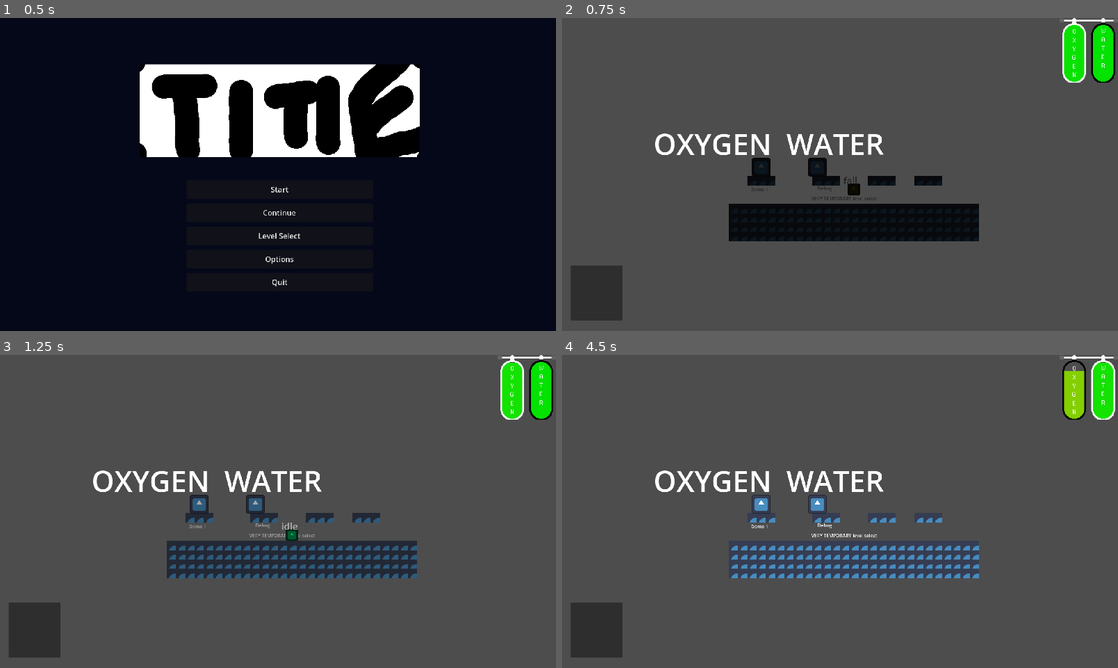
Above: before the commit, frames 1-4 (two rows, left to right).
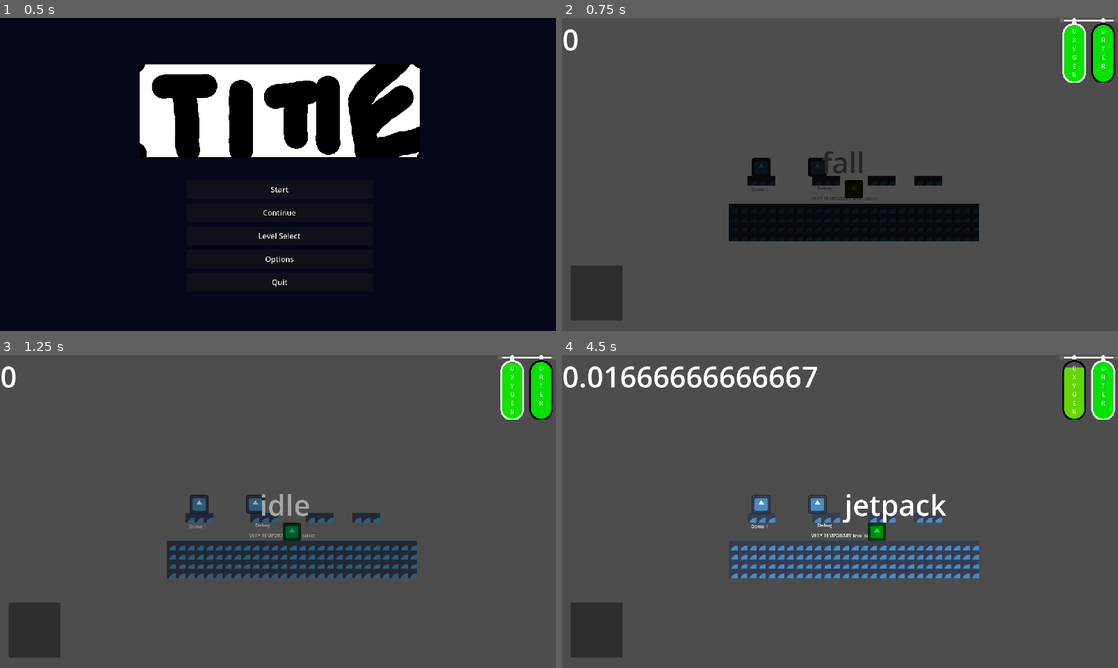
Above: after the commit, the same moments.

Repository: WholeYear12GameDesign/GrandmaGame
Game: Godot game, scene res://Scenes/Menu.tscn
The game is run twice, just before and just after one commit, with the same random seed, the same clock (stepped at 60 frames per second) and the same inputs. The engine's default icon, where the game draws it, is replaced by a stand-in: a white triangle on a blue panel in a dark square.
Inputs:
- Up to frame 1 (0.5 s): no input
- Up to frame 2 (0.75 s): click "Start" at 0.5 s
- Up to frame 3 (1.25 s): no input
- Up to frame 4 (4.5 s): hold Space (jetpack) 1.28-2.03 s; hold D (right) 1.28-2.78 s; tap Tab (changetank) at 1.35, 2.3, 2.85, 3.8, 4.35 s; tap W (jump) at 1.52, 2.27, 3.77 s; tap Space (jetpack) at 2.1, 3.6 s; hold A (left) 2.78-3.53 s; hold Space (jetpack) 2.78-3.53 s; hold D (right) from 3.53 s (still down); hold Space (jetpack) from 4.28 s (still down)

Frame 1 is identical in both runs. In frame 2, 1.5% of the frame differs, in the area x 0-98%, y 3-58%; in frame 3, 1.6%; in frame 4, 3.7%, in the area x 0-98%, y 2-60%.

Commit message:
added terrible flamethrower

Diff:
--- a/GrandmaBasement/Levels/Dome1/dome_1.tscn
+++ b/GrandmaBasement/Levels/Dome1/dome_1.tscn
@@ -64,7 +64,6 @@
 
 [node name="Player" parent="." instance=ExtResource("2_ojb66")]
 position = Vector2(-489, -44)
-scale = Vector2(0.5, 0.5)
 
 [node name="Camera2D" type="Camera2D" parent="."]
 position_smoothing_enabled = true
--- a/GrandmaBasement/Player/changetanks.gd
+++ b/GrandmaBasement/Player/changetanks.gd
@@ -9,6 +9,9 @@
 func _on_water_pressed():
 	player_data.tanks[0] = "WATER"
 
+func _on_fire_pressed():
+	player_data.tanks[0] = "FLAME"
+
 func _on_none_2_pressed():
 	player_data.tanks[1] = "NONE"
 
@@ -18,6 +21,8 @@
 func _on_water_2_pressed():
 	player_data.tanks[1] = "WATER"
 
+func _on_fire_2_pressed():
+	player_data.tanks[1] = "FLAME"
 
 func _on_button_pressed():
 	get_tree().change_scene_to_file("res://Scenes/main.tscn")
--- a/GrandmaBasement/Player/changetanks.tscn
+++ b/GrandmaBasement/Player/changetanks.tscn
@@ -27,7 +27,7 @@
 
 [node name="VBoxContainer" type="VBoxContainer" parent="HBoxContainer"]
 layout_mode = 2
-theme_override_constants/separation = 200
+theme_override_constants/separation = 150
 
 [node name="none" type="Button" parent="HBoxContainer/VBoxContainer"]
 layout_mode = 2
@@ -44,6 +44,11 @@
 theme_override_font_sizes/font_size = 100
 text = "WATER"
 
+[node name="fire" type="Button" parent="HBoxContainer/VBoxContainer"]
+layout_mode = 2
+theme_override_font_sizes/font_size = 100
+text = "FIRE"
+
 [node name="Button" type="Button" parent="HBoxContainer"]
 layout_mode = 2
 theme_override_font_sizes/font_size = 100
@@ -51,7 +56,7 @@
 
 [node name="VBoxContainer2" type="VBoxContainer" parent="HBoxContainer"]
 layout_mode = 2
-theme_override_constants/separation = 200
+theme_override_constants/separation = 150
 
 [node name="none2" type="Button" parent="HBoxContainer/VBoxContainer2"]
 layout_mode = 2
@@ -68,10 +73,17 @@
 theme_override_font_sizes/font_size = 100
 text = "WATER"
 
+[node name="fire2" type="Button" parent="HBoxContainer/VBoxContainer2"]
+layout_mode = 2
+theme_override_font_sizes/font_size = 100
+text = "FIRE"
+
 [connection signal="pressed" from="HBoxContainer/VBoxContainer/none" to="." method="_on_none_pressed"]
 [connection signal="pressed" from="HBoxContainer/VBoxContainer/oxygen" to="." method="_on_oxygen_pressed"]
 [connection signal="pressed" from="HBoxContainer/VBoxContainer/water" to="." method="_on_water_pressed"]
+[connection signal="pressed" from="HBoxContainer/VBoxContainer/fire" to="." method="_on_fire_pressed"]
 [connection signal="pressed" from="HBoxContainer/Button" to="." method="_on_button_pressed"]
 [connection signal="pressed" from="HBoxContainer/VBoxContainer2/none2" to="." method="_on_none_2_pressed"]
 [connection signal="pressed" from="HBoxContainer/VBoxContainer2/oxygen2" to="." method="_on_oxygen_2_pressed"]
 [connection signal="pressed" from="HBoxContainer/VBoxContainer2/water2" to="." method="_on_water_2_pressed"]
+[connection signal="pressed" from="HBoxContainer/VBoxContainer2/fire2" to="." method="_on_fire_2_pressed"]
--- a/GrandmaBasement/Player/o2 bar/o2 bar.gd
+++ b/GrandmaBasement/Player/o2 bar/o2 bar.gd
@@ -14,7 +14,6 @@
 	elif player_data.tanks[1] != "NONE":
 		show()
 		array = 1
-	$"../Label".text = str(player_data.tanks[0],"  ",player_data.tanks[1])
 
 func _process(_delta: float) -> void:
 	var o2 : float = player_data.oxygen[0]
--- a/GrandmaBasement/Player/player.gd
+++ b/GrandmaBasement/Player/player.gd
@@ -9,6 +9,7 @@
 var prev_state = null
 
 #input vars
+var last_direction = Vector2.RIGHT
 var movement_input = Vector2.ZERO
 var jump_input = false
 var jump_input_actuation = false
@@ -22,9 +23,10 @@
 var jump_velocity = -10
 var max_speed = 30
 var air = false
-var okh : float = 0.0
+var okh : float = 0.0 #who ever added this please tell me what it is for
 
 func _ready():
+	player_data.current_tank = 0
 	player_data.oxygen[0] = 100
 	player_data.oxygen[1] = 100
 	prev_state = states.idle
@@ -37,6 +39,8 @@
 	#debug please delete in future
 	$Sprite.modulate.h += 0.01
 	$currentstate.text = str(current_state.name)
+	$CanvasLayer/Label.text = str(get_node("states/jetpack/jetpacktimer").time_left)
+	print(velocity)
 	if Input.is_action_just_pressed("free_oxygen"):
 		player_data.oxygen[0] = 100
 	if Input.is_action_just_pressed("pause"):
@@ -47,15 +51,9 @@
 	position += velocity
 
 	#input
-	movement_input = Vector2.ZERO
-	if Input.is_action_pressed("right"):
-		movement_input.x += 1
-	if Input.is_action_pressed("left"):
-		movement_input.x -= 1
-	if Input.is_action_pressed("up"):
-		movement_input.y -= 1
-	if Input.is_action_pressed("down"):
-		movement_input.y += 1
+	movement_input = Input.get_vector("left","right","up","down")
+	if movement_input != Vector2.ZERO:
+		last_direction = movement_input
 	if Input.is_action_pressed("jump"):
 		jump_input = true
 	else:
@@ -89,12 +87,12 @@
 	if player_data.oxygen[0] <= 0:
 		if player_data.tanks[1] == "OXYGEN":
 			player_data.current_tank = 1
-		else:
+		elif !air:
 			retry()
 	elif player_data.oxygen[1] <= 0:
 		if player_data.tanks[0] == "OXYGEN":
 			player_data.current_tank = 0
-		else:
+		elif !air:
 			retry()
 	if player_data.oxygen[0] <= 0 and player_data.oxygen[1] <= 0:
 		retry()
--- a/GrandmaBasement/Player/player.tscn
+++ b/GrandmaBasement/Player/player.tscn
@@ -21,13 +21,14 @@
 [ext_resource type="Texture2D" uid="uid://de5673tsxw7w5" path="res://Art assets/Oxygen Tank Outline-2.png" id="18_ntn6o"]
 
 [sub_resource type="RectangleShape2D" id="RectangleShape2D_c6afm"]
-size = Vector2(128, 128)
+size = Vector2(64, 64)
 
 [node name="Player" type="CharacterBody2D" groups=["player"]]
 script = ExtResource("1_u67x1")
 
 [node name="Sprite" type="Sprite2D" parent="."]
 modulate = Color(1, 0, 0, 1)
+scale = Vector2(0.5, 0.5)
 texture = ExtResource("2_yvcg4")
 
 [node name="CollisionShape2D" type="CollisionShape2D" parent="."]
@@ -70,10 +71,10 @@
 position = Vector2(88, 96)
 
 [node name="Label" type="Label" parent="CanvasLayer"]
-offset_left = 316.0
-offset_top = 365.0
-offset_right = 493.0
-offset_bottom = 505.0
+offset_left = 1.0
+offset_top = 5.0
+offset_right = 659.0
+offset_bottom = 145.0
 theme_override_font_sizes/font_size = 100
 text = "agh"
 
@@ -123,7 +124,7 @@
 layout_mode = 0
 offset_left = 22.0
 offset_top = 17.0
-offset_right = 30.0
+offset_right = 31.0
 offset_bottom = 104.0
 theme_override_fonts/bold_font = ExtResource("10_aybem")
 theme_override_font_sizes/bold_font_size = 10
@@ -150,12 +151,11 @@
 
 [node name="RichTextLabel" type="RichTextLabel" parent="CanvasLayer/oxygenbar3"]
 layout_mode = 0
-offset_left = 70.5
-offset_top = 15.5
+offset_left = 71.5
+offset_top = 16.5
 offset_right = 80.5
-offset_bottom = 102.5
+offset_bottom = 103.5
 theme_override_fonts/bold_font = ExtResource("10_aybem")
-theme_override_font_sizes/normal_font_size = 32
 theme_override_font_sizes/bold_font_size = 10
 bbcode_enabled = true
 text = "[center][b]OXYGEN[/b][/center]"
--- /dev/null
+++ b/GrandmaBasement/Player/states/flamethrower.tscn
@@ -0,0 +1,451 @@
+[gd_scene load_steps=65 format=3 uid="uid://beke78ql87ol5"]
+
+[ext_resource type="Texture2D" uid="uid://63u6x57hdpbx" path="res://Art assets/Oxygen.png" id="1_s81u3"]
+[ext_resource type="Texture2D" uid="uid://rwb8yr54rvbi" path="res://Art assets/fire4digi_75x94.png" id="2_tiudd"]
+
+[sub_resource type="CircleShape2D" id="CircleShape2D_uf8rd"]
+radius = 30.0666
+
+[sub_resource type="AtlasTexture" id="AtlasTexture_xn33t"]
+atlas = ExtResource("2_tiudd")
+region = Rect2(0, 0, 75, 94)
+
+[sub_resource type="AtlasTexture" id="AtlasTexture_4ku5x"]
+atlas = ExtResource("2_tiudd")
+region = Rect2(75, 0, 75, 94)
+
+[sub_resource type="AtlasTexture" id="AtlasTexture_n7pe4"]
+atlas = ExtResource("2_tiudd")
+region = Rect2(150, 0, 75, 94)
+
+[sub_resource type="AtlasTexture" id="AtlasTexture_42k4r"]
+atlas = ExtResource("2_tiudd")
+region = Rect2(225, 0, 75, 94)
+
+[sub_resource type="AtlasTexture" id="AtlasTexture_ni0h7"]
+atlas = ExtResource("2_tiudd")
+region = Rect2(300, 0, 75, 94)
+
+[sub_resource type="AtlasTexture" id="AtlasTexture_qavlg"]
+atlas = ExtResource("2_tiudd")
+region = Rect2(375, 0, 75, 94)
+
+[sub_resource type="AtlasTexture" id="AtlasTexture_5k8g6"]
+atlas = ExtResource("2_tiudd")
+region = Rect2(450, 0, 75, 94)
+
+[sub_resource type="AtlasTexture" id="AtlasTexture_4j4k0"]
+atlas = ExtResource("2_tiudd")
+region = Rect2(525, 0, 75, 94)
+
+[sub_resource type="AtlasTexture" id="AtlasTexture_23niq"]
+atlas = ExtResource("2_tiudd")
+region = Rect2(600, 0, 75, 94)
+
+[sub_resource type="AtlasTexture" id="AtlasTexture_ry2l6"]
+atlas = ExtResource("2_tiudd")
+region = Rect2(0, 94, 75, 94)
+
+[sub_resource type="AtlasTexture" id="AtlasTexture_eg1ql"]
+atlas = ExtResource("2_tiudd")
+region = Rect2(75, 94, 75, 94)
+
+[sub_resource type="AtlasTexture" id="AtlasTexture_d17et"]
+atlas = ExtResource("2_tiudd")
+region = Rect2(150, 94, 75, 94)
+
+[sub_resource type="AtlasTexture" id="AtlasTexture_mropc"]
+atlas = ExtResource("2_tiudd")
+region = Rect2(225, 94, 75, 94)
+
+[sub_resource type="AtlasTexture" id="AtlasTexture_0385u"]
+atlas = ExtResource("2_tiudd")
+region = Rect2(300, 94, 75, 94)
+
+[sub_resource type="AtlasTexture" id="AtlasTexture_y4yas"]
+atlas = ExtResource("2_tiudd")
+region = Rect2(375, 94, 75, 94)
+
+[sub_resource type="AtlasTexture" id="AtlasTexture_ryjei"]
+atlas = ExtResource("2_tiudd")
+region = Rect2(450, 94, 75, 94)
+
+[sub_resource type="AtlasTexture" id="AtlasTexture_55f00"]
+atlas = ExtResource("2_tiudd")
+region = Rect2(525, 94, 75, 94)
+
+[sub_resource type="AtlasTexture" id="AtlasTexture_8oeu7"]
+atlas = ExtResource("2_tiudd")
+region = Rect2(600, 94, 75, 94)
+
+[sub_resource type="AtlasTexture" id="AtlasTexture_4tnxr"]
+atlas = ExtResource("2_tiudd")
+region = Rect2(0, 188, 75, 94)
+
+[sub_resource type="AtlasTexture" id="AtlasTexture_cjg02"]
+atlas = ExtResource("2_tiudd")
+region = Rect2(75, 188, 75, 94)
+
+[sub_resource type="AtlasTexture" id="AtlasTexture_gfuxy"]
+atlas = ExtResource("2_tiudd")
+region = Rect2(150, 188, 75, 94)
+
+[sub_resource type="AtlasTexture" id="AtlasTexture_yjtdd"]
+atlas = ExtResource("2_tiudd")
+region = Rect2(225, 188, 75, 94)
+
+[sub_resource type="AtlasTexture" id="AtlasTexture_d6icx"]
+atlas = ExtResource("2_tiudd")
+region = Rect2(300, 188, 75, 94)
+
+[sub_resource type="AtlasTexture" id="AtlasTexture_hdut0"]
+atlas = ExtResource("2_tiudd")
+region = Rect2(375, 188, 75, 94)
+
+[sub_resource type="AtlasTexture" id="AtlasTexture_jgqyp"]
+atlas = ExtResource("2_tiudd")
+region = Rect2(450, 188, 75, 94)
+
+[sub_resource type="AtlasTexture" id="AtlasTexture_38rus"]
+atlas = ExtResource("2_tiudd")
+region = Rect2(525, 188, 75, 94)
+
+[sub_resource type="AtlasTexture" id="AtlasTexture_tjnyf"]
+atlas = ExtResource("2_tiudd")
+region = Rect2(600, 188, 75, 94)
+
+[sub_resource type="AtlasTexture" id="AtlasTexture_jukgo"]
+atlas = ExtResource("2_tiudd")
+region = Rect2(0, 282, 75, 94)
+
+[sub_resource type="AtlasTexture" id="AtlasTexture_w8gsl"]
+atlas = ExtResource("2_tiudd")
+region = Rect2(75, 282, 75, 94)
+
+[sub_resource type="AtlasTexture" id="AtlasTexture_nx1o6"]
+atlas = ExtResource("2_tiudd")
+region = Rect2(150, 282, 75, 94)
+
+[sub_resource type="AtlasTexture" id="AtlasTexture_31l5t"]
+atlas = ExtResource("2_tiudd")
+region = Rect2(225, 282, 75, 94)
+
+[sub_resource type="AtlasTexture" id="AtlasTexture_jh0me"]
+atlas = ExtResource("2_tiudd")
+region = Rect2(300, 282, 75, 94)
+
+[sub_resource type="AtlasTexture" id="AtlasTexture_7mha7"]
+atlas = ExtResource("2_tiudd")
+region = Rect2(375, 282, 75, 94)
+
+[sub_resource type="AtlasTexture" id="AtlasTexture_utrve"]
+atlas = ExtResource("2_tiudd")
+region = Rect2(450, 282, 75, 94)
+
+[sub_resource type="AtlasTexture" id="AtlasTexture_f22mh"]
+atlas = ExtResource("2_tiudd")
+region = Rect2(525, 282, 75, 94)
+
+[sub_resource type="AtlasTexture" id="AtlasTexture_rdbux"]
+atlas = ExtResource("2_tiudd")
+region = Rect2(600, 282, 75, 94)
+
+[sub_resource type="AtlasTexture" id="AtlasTexture_ts7up"]
+atlas = ExtResource("2_tiudd")
+region = Rect2(0, 376, 75, 94)
+
+[sub_resource type="AtlasTexture" id="AtlasTexture_l4o20"]
+atlas = ExtResource("2_tiudd")
+region = Rect2(75, 376, 75, 94)
+
+[sub_resource type="AtlasTexture" id="AtlasTexture_wj087"]
+atlas = ExtResource("2_tiudd")
+region = Rect2(150, 376, 75, 94)
+
+[sub_resource type="AtlasTexture" id="AtlasTexture_k0ts2"]
+atlas = ExtResource("2_tiudd")
+region = Rect2(225, 376, 75, 94)
+
+[sub_resource type="AtlasTexture" id="AtlasTexture_psd17"]
+atlas = ExtResource("2_tiudd")
+region = Rect2(300, 376, 75, 94)
+
+[sub_resource type="AtlasTexture" id="AtlasTexture_4oios"]
+atlas = ExtResource("2_tiudd")
+region = Rect2(375, 376, 75, 94)
+
+[sub_resource type="AtlasTexture" id="AtlasTexture_eok3s"]
+atlas = ExtResource("2_tiudd")
+region = Rect2(450, 376, 75, 94)
+
+[sub_resource type="AtlasTexture" id="AtlasTexture_agml1"]
+atlas = ExtResource("2_tiudd")
+region = Rect2(525, 376, 75, 94)
+
+[sub_resource type="AtlasTexture" id="AtlasTexture_fu3hf"]
+atlas = ExtResource("2_tiudd")
+region = Rect2(600, 376, 75, 94)
+
+[sub_resource type="AtlasTexture" id="AtlasTexture_0hw3p"]
+atlas = ExtResource("2_tiudd")
+region = Rect2(0, 470, 75, 94)
+
+[sub_resource type="AtlasTexture" id="AtlasTexture_7ofc3"]
+atlas = ExtResource("2_tiudd")
+region = Rect2(75, 470, 75, 94)
+
+[sub_resource type="AtlasTexture" id="AtlasTexture_e7p1n"]
+atlas = ExtResource("2_tiudd")
+region = Rect2(150, 470, 75, 94)
+
+[sub_resource type="AtlasTexture" id="AtlasTexture_7c1dc"]
+atlas = ExtResource("2_tiudd")
+region = Rect2(225, 470, 75, 94)
+
+[sub_resource type="AtlasTexture" id="AtlasTexture_gve53"]
+atlas = ExtResource("2_tiudd")
+region = Rect2(300, 470, 75, 94)
+
+[sub_resource type="AtlasTexture" id="AtlasTexture_dx076"]
+atlas = ExtResource("2_tiudd")
+region = Rect2(375, 470, 75, 94)
+
+[sub_resource type="AtlasTexture" id="AtlasTexture_i48nj"]
+atlas = ExtResource("2_tiudd")
+region = Rect2(450, 470, 75, 94)
+
+[sub_resource type="AtlasTexture" id="AtlasTexture_56m5e"]
+atlas = ExtResource("2_tiudd")
+region = Rect2(525, 470, 75, 94)
+
+[sub_resource type="AtlasTexture" id="AtlasTexture_wfqay"]
+atlas = ExtResource("2_tiudd")
+region = Rect2(600, 470, 75, 94)
+
+[sub_resource type="AtlasTexture" id="AtlasTexture_pn3uf"]
+atlas = ExtResource("2_tiudd")
+region = Rect2(0, 564, 75, 94)
+
+[sub_resource type="AtlasTexture" id="AtlasTexture_oks0f"]
+atlas = ExtResource("2_tiudd")
+region = Rect2(75, 564, 75, 94)
+
+[sub_resource type="AtlasTexture" id="AtlasTexture_ei1sj"]
+atlas = ExtResource("2_tiudd")
+region = Rect2(150, 564, 75, 94)
+
+[sub_resource type="AtlasTexture" id="AtlasTexture_12mjo"]
+atlas = ExtResource("2_tiudd")
+region = Rect2(225, 564, 75, 94)
+
+[sub_resource type="AtlasTexture" id="AtlasTexture_3tmwi"]
+atlas = ExtResource("2_tiudd")
+region = Rect2(300, 564, 75, 94)
+
+[sub_resource type="AtlasTexture" id="AtlasTexture_dnxdj"]
+atlas = ExtResource("2_tiudd")
+region = Rect2(375, 564, 75, 94)
+
+[sub_resource type="SpriteFrames" id="SpriteFrames_8dnth"]
+animations = [{
+"frames": [{
+"duration": 1.0,
+"texture": SubResource("AtlasTexture_xn33t")
+}, {
+"duration": 1.0,
+"texture": SubResource("AtlasTexture_4ku5x")
+}, {
+"duration": 1.0,
+"texture": SubResource("AtlasTexture_n7pe4")
+}, {
+"duration": 1.0,
+"texture": SubResource("AtlasTexture_42k4r")
+}, {
+"duration": 1.0,
+"texture": SubResource("AtlasTexture_ni0h7")
+}, {
+"duration": 1.0,
+"texture": SubResource("AtlasTexture_qavlg")
+}, {
+"duration": 1.0,
+"texture": SubResource("AtlasTexture_5k8g6")
+}, {
+"duration": 1.0,
+"texture": SubResource("AtlasTexture_4j4k0")
+}, {
+"duration": 1.0,
+"texture": SubResource("AtlasTexture_23niq")
+}, {
+"duration": 1.0,
+"texture": SubResource("AtlasTexture_ry2l6")
+}, {
+"duration": 1.0,
+"texture": SubResource("AtlasTexture_eg1ql")
+}, {
+"duration": 1.0,
+"texture": SubResource("AtlasTexture_d17et")
+}, {
+"duration": 1.0,
+"texture": SubResource("AtlasTexture_mropc")
+}, {
+"duration": 1.0,
+"texture": SubResource("AtlasTexture_0385u")
+}, {
+"duration": 1.0,
+"texture": SubResource("AtlasTexture_y4yas")
+}, {
+"duration": 1.0,
+"texture": SubResource("AtlasTexture_ryjei")
+}, {
+"duration": 1.0,
+"texture": SubResource("AtlasTexture_55f00")
+}, {
+"duration": 1.0,
+"texture": SubResource("AtlasTexture_8oeu7")
+}, {
+"duration": 1.0,
+"texture": SubResource("AtlasTexture_4tnxr")
+}, {
+"duration": 1.0,
+"texture": SubResource("AtlasTexture_cjg02")
+}, {
+"duration": 1.0,
+"texture": SubResource("AtlasTexture_gfuxy")
+}, {
+"duration": 1.0,
+"texture": SubResource("AtlasTexture_yjtdd")
+}, {
+"duration": 1.0,
+"texture": SubResource("AtlasTexture_d6icx")
+}, {
+"duration": 1.0,
+"texture": SubResource("AtlasTexture_hdut0")
+}, {
+"duration": 1.0,
+"texture": SubResource("AtlasTexture_jgqyp")
+}, {
+"duration": 1.0,
+"texture": SubResource("AtlasTexture_38rus")
+}, {
+"duration": 1.0,
+"texture": SubResource("AtlasTexture_tjnyf")
+}, {
+"duration": 1.0,
+"texture": SubResource("AtlasTexture_jukgo")
+}, {
+"duration": 1.0,
+"texture": SubResource("AtlasTexture_w8gsl")
+}, {
+"duration": 1.0,
+"texture": SubResource("AtlasTexture_nx1o6")
+}, {
+"duration": 1.0,
+"texture": SubResource("AtlasTexture_31l5t")
+}, {
+"duration": 1.0,
+"texture": SubResource("AtlasTexture_jh0me")
+}, {
+"duration": 1.0,
+"texture": SubResource("AtlasTexture_7mha7")
+}, {
+"duration": 1.0,
+"texture": SubResource("AtlasTexture_utrve")
+}, {
+"duration": 1.0,
+"texture": SubResource("AtlasTexture_f22mh")
+}, {
+"duration": 1.0,
+"texture": SubResource("AtlasTexture_rdbux")
+}, {
+"duration": 1.0,
+"texture": SubResource("AtlasTexture_ts7up")
+}, {
+"duration": 1.0,
+"texture": SubResource("AtlasTexture_l4o20")
+}, {
+"duration": 1.0,
+"texture": SubResource("AtlasTexture_wj087")
+}, {
+"duration": 1.0,
+"texture": SubResource("AtlasTexture_k0ts2")
+}, {
+"duration": 1.0,
+"texture": SubResource("AtlasTexture_psd17")
+}, {
+"duration": 1.0,
+"texture": SubResource("AtlasTexture_4oios")
+}, {
+"duration": 1.0,
+"texture": SubResource("AtlasTexture_eok3s")
+}, {
+"duration": 1.0,
+"texture": SubResource("AtlasTexture_agml1")
+}, {
+"duration": 1.0,
+"texture": SubResource("AtlasTexture_fu3hf")
+}, {
+"duration": 1.0,
+"texture": SubResource("AtlasTexture_0hw3p")
+}, {
+"duration": 1.0,
+"texture": SubResource("AtlasTexture_7ofc3")
+}, {
+"duration": 1.0,
+"texture": SubResource("AtlasTexture_e7p1n")
+}, {
+"duration": 1.0,
+"texture": SubResource("AtlasTexture_7c1dc")
+}, {
+"duration": 1.0,
+"texture": SubResource("AtlasTexture_gve53")
+}, {
+"duration": 1.0,
+"texture": SubResource("AtlasTexture_dx076")
+}, {
+"duration": 1.0,
+"texture": SubResource("AtlasTexture_i48nj")
+}, {
+"duration": 1.0,
+"texture": SubResource("AtlasTexture_56m5e")
+}, {
+"duration": 1.0,
+"texture": SubResource("AtlasTexture_wfqay")
+}, {
+"duration": 1.0,
+"texture": SubResource("AtlasTexture_pn3uf")
+}, {
+"duration": 1.0,
+"texture": SubResource("AtlasTexture_oks0f")
+}, {
+"duration": 1.0,
+"texture": SubResource("AtlasTexture_ei1sj")
+}, {
+"duration": 1.0,
+"texture": SubResource("AtlasTexture_12mjo")
+}, {
+"duration": 1.0,
+"texture": SubResource("AtlasTexture_3tmwi")
+}, {
+"duration": 1.0,
+"texture": SubResource("AtlasTexture_dnxdj")
+}],
+"loop": true,
+"name": &"fire",
+"speed": 30.0
+}]
+
+[node name="flamethrower" type="Area2D"]
+
+[node name="CollisionShape2D" type="CollisionShape2D" parent="."]
+position = Vector2(0, -83)
+shape = SubResource("CircleShape2D_uf8rd")
+
+[node name="Oxygen" type="Sprite2D" parent="."]
+position = Vector2(0.5, -34)
+scale = Vector2(0.542857, 0.795918)
+texture = ExtResource("1_s81u3")
+
+[node name="AnimatedSprite2D" type="AnimatedSprite2D" parent="."]
+position = Vector2(2.5, -96)
+sprite_frames = SubResource("SpriteFrames_8dnth")
+animation = &"fire"
--- a/GrandmaBasement/Player/states/jetpack.gd
+++ b/GrandmaBasement/Player/states/jetpack.gd
@@ -1,8 +1,9 @@
 extends "state.gd"
 
-var jetpacktime = 0.1
+var jetpacktime = 0.2
 var jetpackfinished = false
 var nozzle = 0
+var flamethrower = preload("res://Player/states/flamethrower.tscn")
 
 func update(delta):
 	if nozzle == 0:
@@ -14,16 +15,37 @@
 		player_data.oxygen[player_data.current_tank] -= 5 * delta
 		if !player.jetpack_hold:
 			return states.fall
+	if nozzle == 2:
+		player.fall(delta)
+		get_node(str("/root/",get_tree().current_scene.name,"/Player/flamethrower")).rotation = player.last_direction.angle() + PI / 2
+		if !player.jetpack_hold:
+			return states.fall
+		player_data.oxygen[player_data.current_tank] -= 15 * delta
+	if player_data.oxygen[player_data.current_tank] <= 0:
+		return states.fall
 
 func enter_state():
-	print(player_data.current_tank)
+	#print(player_data.current_tank)
 	if player_data.tanks[player_data.current_tank] == "OXYGEN":
+		jetpackfinished = false
 		nozzle = 0
 		player_data.oxygen[player_data.current_tank] -= 6
-		player.velocity = player.movement_input * 50
+		player.velocity = player.last_direction * 50 + Vector2(0,-1)
 		$jetpacktimer.start(jetpacktime)
 	elif player_data.tanks[player_data.current_tank] == "WATER":
 		nozzle = 1
+	elif player_data.tanks[player_data.current_tank] == "FLAME":
+		player.velocity.x = 0
+		nozzle = 2
+		var flame = flamethrower.instantiate()
+		player.add_child(flame)
+		get_node(str("/root/",get_tree().current_scene.name,"/Player/flamethrower/AnimatedSprite2D")).play("fire")
+
+func exit_state():
+	if nozzle == 2:
+		if get_node_or_null(str("/root/",get_tree().current_scene.name,"//Player/flamethrower")) != null:
+			get_node(str("/root/",get_tree().current_scene.name,"/Player/flamethrower")).queue_free()
+	#player.print_tree_pretty()
 
 func _on_jetpacktimer_timeout():
 	player.velocity = Vector2.ZERO
--- a/GrandmaBasement/Scenes/main.tscn
+++ b/GrandmaBasement/Scenes/main.tscn
@@ -128,7 +128,6 @@
 
 [node name="Player" parent="." instance=ExtResource("3_l6r57")]
 position = Vector2(48, 28)
-scale = Vector2(0.325336, 0.325336)
 
 [node name="Camera2D" type="Camera2D" parent="."]
 
Not shown, changed: GrandmaBasement/Levels/HOW TO MAKE LEVELS.txt
